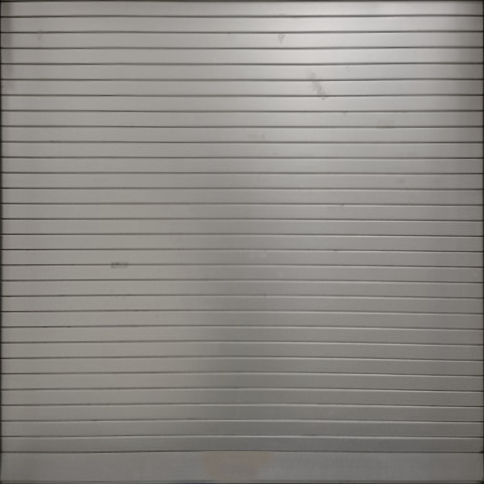
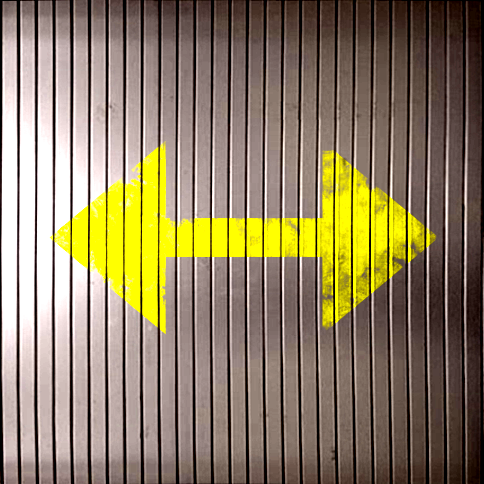
Layers edited between the first and the second 484x484 image:
showed group "Group 2" (5 layers) over [0, 0, 484, 484]
